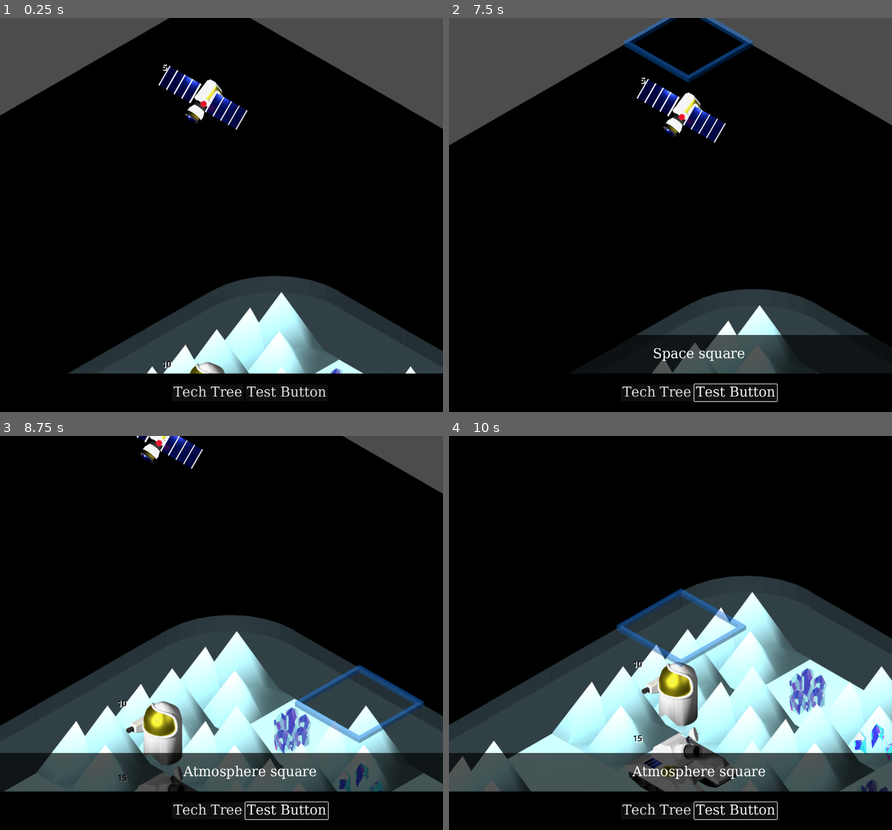
Above: before the commit, frames 1-4 (two rows, left to right).
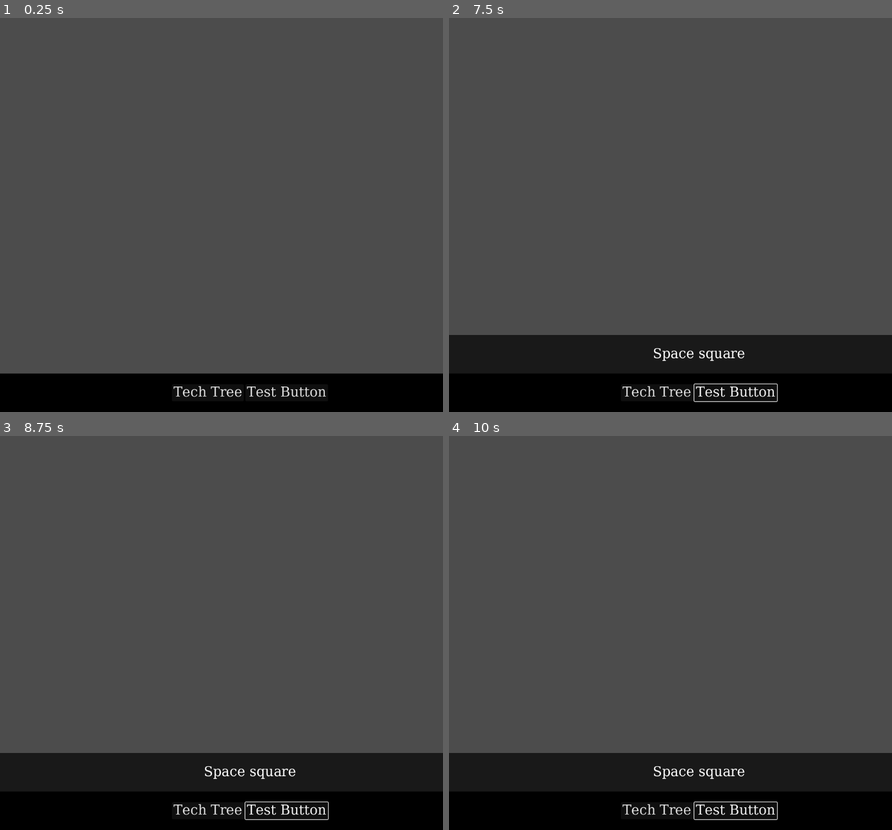
Above: after the commit, the same moments.

Repository: lifflander/stp
Game: Godot game, scene res://node_2d.tscn
The game is run twice, just before and just after one commit, with the same random seed, the same clock (stepped at 60 frames per second) and the same inputs.
Inputs (mouse positions are in pixels of both pictures, inside the frame that each line leads up to):
- Up to frame 1 (0.25 s): no input
- Up to frame 2 (7.5 s): click "Tech Tree" at 0.5 s; click "Test Button" at 1.25 s; click "Tech Tree" at 2 s; click "Test Button" at 2.75 s; click "Tech Tree" at 3.5 s; click "Test Button" at 4.25 s; tap Enter at 5, 7.25 s; move the mouse to (767, 195) at 5.02 s; click (767, 195) at 5.17 s; tap Space at 5.75 s; drag from (581, 234) to (648, 293) at 5.77 s; move the mouse to (714, 128) at 6.52 s; click (714, 128) at 6.67 s; drag from (648, 293) to (537, 155) at 7.27 s
- Up to frame 3 (8.75 s): move the mouse to (354, 692) at 8.02 s; click (354, 692) at 8.17 s
- Up to frame 4 (10 s): tap Space at 8.75 s; drag from (537, 573) to (604, 534) at 8.77 s; move the mouse to (692, 633) at 9.52 s; click (692, 633) at 9.67 s

The runs differ from the first frame. In frame 1, 79% of the frame differs, in the area x 0-100%, y 0-91%; in frame 2, 72%; in frame 3, 86%; in frame 4, 88%.
Error after the commit: Invalid access to property or key 'tile_size' on a base object of type 'null instance'. (res://TileMap.gd:516)

Commit message:
try this

Diff:
--- a/LogicEngine.gd
+++ b/LogicEngine.gd
@@ -38,6 +38,20 @@
 			units.append(ColonypodUnit.new(in_le, tile_map, Vector2i(player_id+5, player_id+5)))
 		elif player_id == 3:
 			units.append(SpaceshipUnit.new(in_le, tile_map, Vector2i(player_id+5, player_id+5)))
+
+class TileImprovement:
+	var location : Vector2i
+	var tile_map : IsoTileMap
+	var le : LogicEngine
+	var base : Base
+	var ident : Map.AtlasIdent
+
+	func _init(in_le : LogicEngine, in_tile_map : IsoTileMap, in_base : Base, in_location : Vector2i, in_ident : Map.AtlasIdent):
+		tile_map = in_tile_map
+		location = in_location
+		le = in_le
+		base = in_base
+		ident = in_ident
 
 class Base:
 	var location : Vector2i
@@ -54,6 +68,7 @@
 	var highlight_border_lines : Array[Line2D] = []
 	var population_bar : PopulationBar2 = null
 	var supported_units : Array[Unit] = []
+	var improvements : Array[TileImprovement] = []
 
 	func _init(in_le : LogicEngine, in_tile_map : IsoTileMap, in_location : Vector2i):
 		tile_map = in_tile_map
@@ -66,6 +81,16 @@
 		le.map.getTileVec(location).owned_by_base = self
 		for tile in tiles_inside:
 			le.map.getTileVec(tile).owned_by_base = self
+
+	func addWormhole(location : Vector2i) -> TileImprovement:
+		var i = TileImprovement.new(le, tile_map, self, location, Map.AtlasIdent.new(8, Vector2i(0,1)))
+		improvements.append(i)
+		return i
+
+	func addGreenhouse(location : Vector2i) -> TileImprovement:
+		var i = TileImprovement.new(le, tile_map, self, location, Map.AtlasIdent.new(11, Vector2i(0,0)))
+		improvements.append(i)
+		return i
 
 	func addSupportedUnit(unit : Unit):
 		supported_units.append(unit)
@@ -243,6 +268,20 @@
 	func getName():
 		return "Satellite"
 
+class WormholeUnit extends Unit:
+	func _init(in_le : LogicEngine, in_tile_map : IsoTileMap, in_location : Vector2i):
+		var unit_source_id : int = unit_tile_set
+		var unit_coords : Vector2i = Vector2i(2, 1)
+		abilities.hp = 10
+		abilities.distance = 2
+		super(in_le, in_tile_map, in_location, unit_source_id, unit_coords)
+
+	func getValidTypes() -> Array[Map.TileTypeEnum]:
+		return [Map.TileTypeEnum.LAND, Map.TileTypeEnum.MOUNTAIN, Map.TileTypeEnum.ATMOSPHERE, Map.TileTypeEnum.SPACE]
+
+	func getName():
+		return "Wormhole"
+
 var is_initialized : bool = false
 
 func buildCity(unit_location : Vector2i):
--- a/TileMap.gd
+++ b/TileMap.gd
@@ -76,6 +76,7 @@
 var terrain_layer_id : int = -1
 var resource_layer_id : int = -1
 var space_layer_id : int = -1
+var improvement_layer_id : int = -1
 
 class BuilderIcon extends Sprite2D:
 	var location : Vector2i
@@ -109,6 +110,8 @@
 			unit = LogicEngine.ColonypodUnit.new(le, tile_map, location)
 		elif get_text() == "Spaceman":
 			unit = LogicEngine.SpacemanUnit.new(le, tile_map, location)
+		elif get_text() == "Wormhole":
+			unit = LogicEngine.WormholeUnit.new(le, tile_map, location)
 
 		if unit:
 			le.players[0].units.append(unit)
@@ -131,6 +134,28 @@
 		print("extracted crystal")
 		base.increasePopulation()
 		tile_map.removeResource(location)
+
+class BuildImprovment extends Button:
+	var location : Vector2i
+	var tile_map : IsoTileMap
+	var le : LogicEngine
+	var base : LogicEngine.Base = null
+
+	func _init(name : String, in_loc : Vector2i, in_le : LogicEngine, in_tile_map : IsoTileMap, in_base : LogicEngine.Base):
+		set_text(name)
+		location = in_loc
+		tile_map = in_tile_map
+		le = in_le
+		base = in_base
+
+	func _pressed():
+		print("build improvement")
+		if get_text() == "Wormhole":
+			var improvement = base.addWormhole(location)
+			tile_map.set_cell(tile_map.improvement_layer_id, location, improvement.ident.source_id, improvement.ident.atlas_coord)
+		if get_text() == "Greenhouse":
+			var improvement = base.addGreenhouse(location)
+			tile_map.set_cell(tile_map.improvement_layer_id, location, improvement.ident.source_id, improvement.ident.atlas_coord)
 
 func convertTo1D(idx : Vector2i) -> int:
 	return idx.x * width + idx.y
@@ -150,6 +175,8 @@
 			selection_layer = i
 		if get_layer_name(i) == "Space":
 			space_layer_id = i
+		if get_layer_name(i) == "Improvement":
+			improvement_layer_id = i
 
 	drawTerrainLayer()
 
@@ -261,6 +288,15 @@
 			var u1 = Label.new()
 			u1.text = "Land square"
 			dcrc.add_child(u1)
+
+			if tile.isOownedByBase():
+				var the_base = tile.baseOwnedBy()
+				var u2 = BuildImprovment.new("Wormhole", loc, logic_engine, self, the_base)
+				dcrc.add_child(u2)
+
+				var u3 = BuildImprovment.new("Greenhouse", loc, logic_engine, self, the_base)
+				dcrc.add_child(u3)
+
 		elif tile.type == Map.TileTypeEnum.MOUNTAIN:
 			var u1 = Label.new()
 			u1.text = "Mountain square"
--- a/iso-tileset-2.tres
+++ b/iso-tileset-2.tres
@@ -6,7 +6,7 @@
 [ext_resource type="Texture2D" uid="uid://d2ql6dm0nudk4" path="res://assets/tilesets/Units-Tileset_1.png" id="2_t27ds"]
 [ext_resource type="Texture2D" uid="uid://dalalwkh6mad7" path="res://assets/tilesets/Base_Tileset_1.png" id="3_itlhw"]
 [ext_resource type="Texture2D" uid="uid://ctcpcdrq8bdq7" path="res://assets/tilesets/Tileset_1.png" id="4_vypo8"]
-[ext_resource type="Texture2D" uid="uid://ck6lrfe6gir6e" path="res://assets/tilesets/Greenhouse_Level_3.png" id="6_88335"]
+[ext_resource type="Texture2D" uid="uid://bf0p0aeue6wf7" path="res://assets/tilesets/Greenhouse_LOverlay_1.png" id="5_lleoo"]
 [ext_resource type="Texture2D" uid="uid://gt15n4bniw2k" path="res://assets/tilesets/Tileset_Overlay_Selection.png" id="7_6aigk"]
 [ext_resource type="Texture2D" uid="uid://872oittq8ka7" path="res://assets/tilesets/City_Levels1to8_1.png" id="8_bf1fb"]
 [ext_resource type="Texture2D" uid="uid://bfi2wkiec7kl0" path="res://assets/tilesets/Mars_Tileset_2.png" id="8_iwov0"]
@@ -87,6 +87,17 @@
 3:1/0/texture_origin = Vector2i(0, 50)
 3:1/0/material = ExtResource("2_40q4k")
 
+[sub_resource type="TileSetAtlasSource" id="TileSetAtlasSource_p5104"]
+texture = ExtResource("5_lleoo")
+margins = Vector2i(0, 60)
+texture_region_size = Vector2i(480, 330)
+0:0/0 = 0
+0:0/0/texture_origin = Vector2i(0, 60)
+1:0/0 = 0
+1:0/0/texture_origin = Vector2i(0, 60)
+2:0/0 = 0
+2:0/0/texture_origin = Vector2i(0, 60)
+
 [sub_resource type="TileSetAtlasSource" id="TileSetAtlasSource_vgkwd"]
 texture = ExtResource("3_itlhw")
 margins = Vector2i(0, 40)
@@ -97,11 +108,6 @@
 1:0/0/texture_origin = Vector2i(0, 160)
 2:0/0 = 0
 2:0/0/texture_origin = Vector2i(0, 160)
-
-[sub_resource type="TileSetAtlasSource" id="TileSetAtlasSource_xjdxl"]
-texture = ExtResource("6_88335")
-texture_region_size = Vector2i(900, 500)
-0:0/0 = 0
 
 [sub_resource type="TileSetAtlasSource" id="TileSetAtlasSource_k64m7"]
 texture = ExtResource("4_vypo8")
@@ -188,9 +194,9 @@
 8:0/0 = 0
 8:0/0/texture_origin = Vector2i(-20, 40)
 0:1/0 = 0
-0:1/0/texture_origin = Vector2i(0, 50)
-1:1/0 = 0
-1:1/0/texture_origin = Vector2i(0, 50)
+0:1/0/texture_origin = Vector2i(0, 90)
+1:1/0 = 0
+1:1/0/texture_origin = Vector2i(0, 90)
 2:1/0 = 0
 2:1/0/texture_origin = Vector2i(0, 50)
 3:1/0 = 0
@@ -236,6 +242,6 @@
 sources/12 = SubResource("TileSetAtlasSource_vgkwd")
 sources/0 = SubResource("TileSetAtlasSource_yh4kb")
 sources/1 = SubResource("TileSetAtlasSource_wuy8j")
-sources/2 = SubResource("TileSetAtlasSource_xjdxl")
 sources/5 = SubResource("TileSetAtlasSource_a8rqt")
+sources/11 = SubResource("TileSetAtlasSource_p5104")
 pattern_0 = SubResource("TileMapPattern_74qju")
